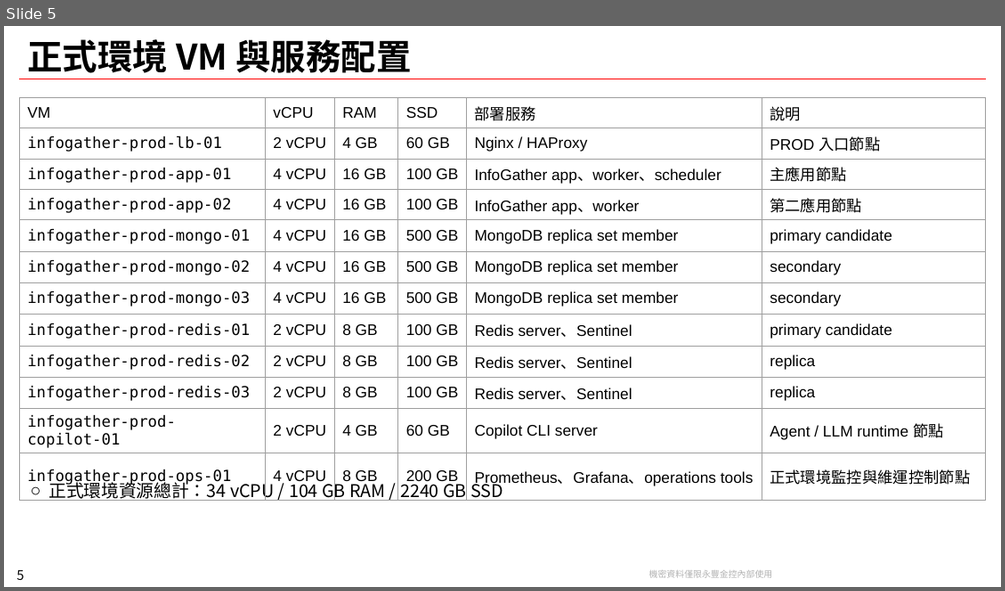
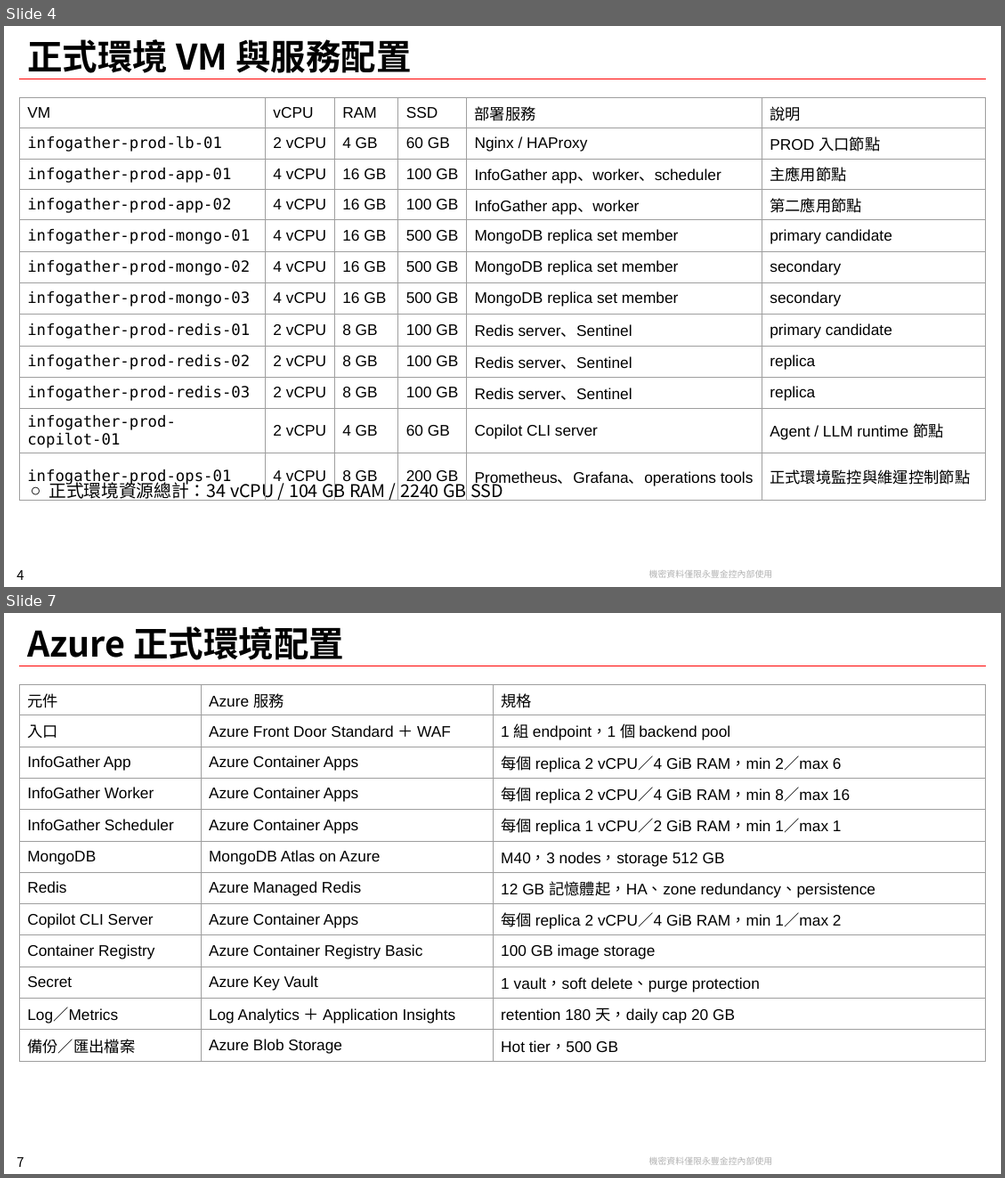
Before and after one commit to chunkai1312/temp, a slide deck: infogather.pptx. Shown one above the other, each under a label of ours: slide 5 before the commit, slides 4 and 7 after it; the slides between them are not shown. The pictures are 1005x591 and 1005x1178 pixels, drawn with LibreOffice and Linux fonts; fonts in the diff are those of the drawing; background and template pictures are left out. Boxes give left, top, right and bottom in pixels: in the first picture for what was removed or moved away, otherwise in the second. Text is boxed around its words. In the diff, an @@ line names an element or a change of style, - is before the commit and + after.

```diff
--- a/infogather.pptx
+++ b/infogather.pptx
@@ slide 7 added at [4, 613, 1001, 1174], background #FFFFFF; not listed: 3 template elements that a slide beside it also shows @@
@@ title added at [27, 626, 344, 660], 32 pt, text #000000, bold @@
+Azure 正式環境配置
@@ table added at [20, 684, 985, 1061], 12 rows, 3 columns @@
+元件 | Azure 服務 | 規格
+入口 | Azure Front Door Standard ＋ WAF | 1 組 endpoint，1 個 backend pool
+InfoGather App | Azure Container Apps | 每個 replica 2 vCPU／4 GiB RAM，min 2／max 6
+InfoGather Worker | Azure Container Apps | 每個 replica 2 vCPU／4 GiB RAM，min 8／max 16
+InfoGather Scheduler | Azure Container Apps | 每個 replica 1 vCPU／2 GiB RAM，min 1／max 1
+MongoDB | MongoDB Atlas on Azure | M40，3 nodes，storage 512 GB
+Redis | Azure Managed Redis | 12 GB 記憶體起，HA、zone redundancy、persistence
+Copilot CLI Server | Azure Container Apps | 每個 replica 2 vCPU／4 GiB RAM，min 1／max 2
+Container Registry | Azure Container Registry Basic | 100 GB image storage
+Secret | Azure Key Vault | 1 vault，soft delete、purge protection
+Log／Metrics | Log Analytics ＋ Application Insights | retention 180 天，daily cap 20 GB
+備份／匯出檔案 | Azure Blob Storage | Hot tier，500 GB
@@ what was slide 5 is now slide 4 @@
@@ page number at [16, 570, 24, 580]: text changed @@
-5
+4
```
Also in this commit, not shown: 3 slides changed, 2 other slides added, 5 slides removed.
